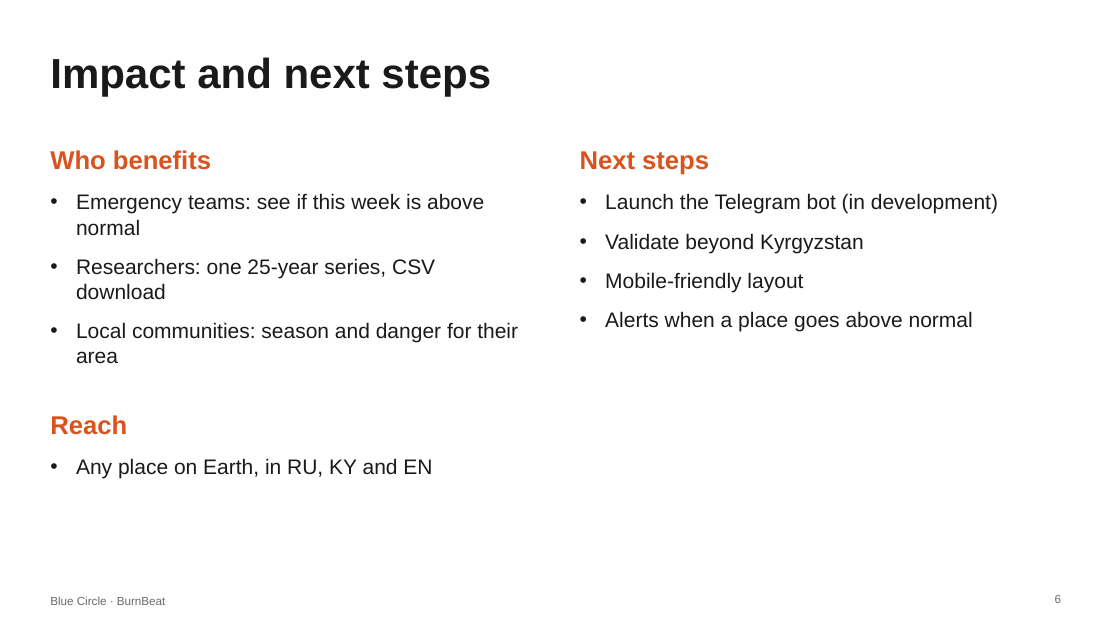
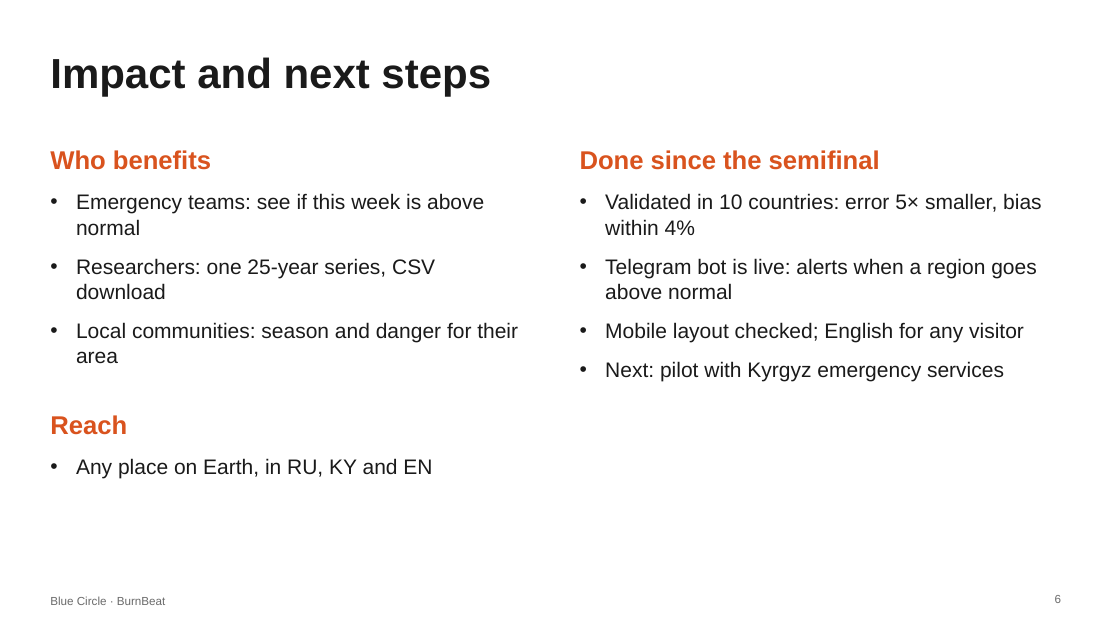
Before and after one commit to bakai4eg/fire-free-will, a slide deck: slide 6 of web/deck/BurnBeat_BlueCircle.pptx. Drawn at 1120x630 pixels with LibreOffice and Linux fonts; fonts in the diff are those of the drawing. Boxes give left, top, right and bottom in pixels: in the first picture for what was removed or moved away, otherwise in the second. Text is boxed around its words. In the diff, an @@ line names an element or a change of style, - is before the commit and + after.

```diff
--- a/web/deck/BurnBeat_BlueCircle.pptx
+++ b/web/deck/BurnBeat_BlueCircle.pptx
@@ text at box(580, 150, 880, 170): text changed @@
-Next steps
+Done since the semifinal
@@ text at box(605, 193, 1042, 382): text changed @@
-• Launch the Telegram bot (in development)
-• Validate beyond Kyrgyzstan
-• Mobile-friendly layout
-• Alerts when a place goes above normal
+• Validated in 10 countries: error 5× smaller, bias within 4%
+• Telegram bot is live: alerts when a region goes above normal
+• Mobile layout checked; English for any visitor
+• Next: pilot with Kyrgyz emergency services
```
Also in this commit, not shown: 1 other slide changed, 1 other file.
